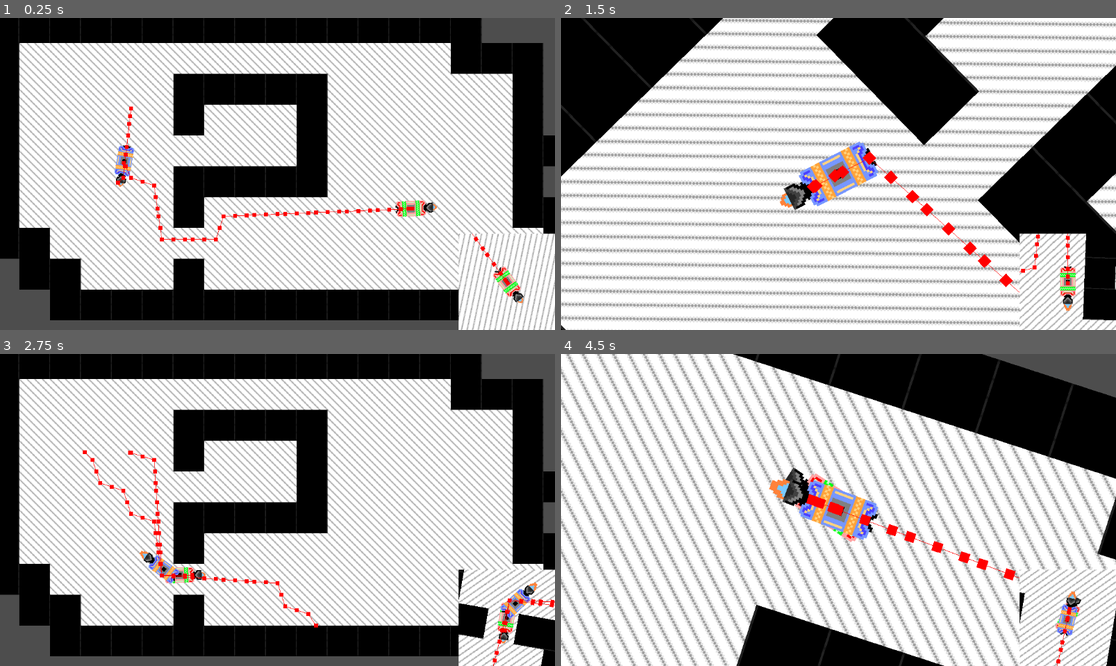
Above: before the commit, frames 1-4 (two rows, left to right).
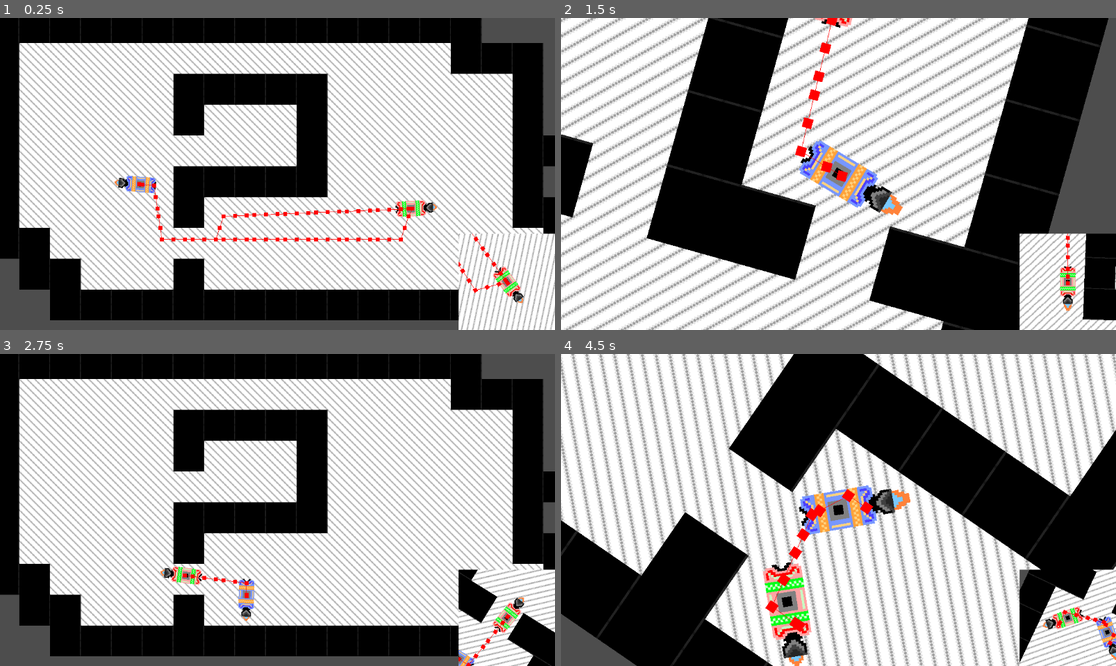
Above: after the commit, the same moments.

Repository: CWmain/botManager
Game: Godot game, scene res://Scene/base.tscn
The game is run twice, just before and just after one commit, with the same random seed, the same clock (stepped at 60 frames per second) and the same inputs.
Inputs (mouse positions are in pixels of both pictures, inside the frame that each line leads up to):
- Up to frame 1 (0.25 s): no input
- Up to frame 2 (1.5 s): move the mouse to (960, 158) at 0.52 s; tap C (BotCam) at 0.6 s; move the mouse to (727, 189) at 1.27 s; hold Down (ui_down) from 1.28 s (still down); click (727, 189) at 1.35 s
- Up to frame 3 (2.75 s): move the mouse to (333, 441) at 2.02 s; release Down (ui_down) at 2.03 s; tap C (BotCam) at 2.1 s
- Up to frame 4 (4.5 s): move the mouse to (810, 572) at 2.77 s; click (810, 572) at 2.85 s; move the mouse to (1005, 556) at 3.52 s; hold Down (ui_down) from 3.53 s (still down); tap C (BotCam) at 3.6 s; move the mouse to (672, 463) at 4.27 s; click (672, 463) at 4.35 s

The runs differ from the first frame. In frame 1, 1.0% of the frame differs, in the area x 20-92%, y 28-89%; in frame 2, 69%; in frame 3, 4.4%; in frame 4, 72%, in the area x 0-100%, y 0-100%.

Commit message:
Slightly improved flee code

Diff:
--- a/Objects/Bots/StateMachine/Flee/flee.gd
+++ b/Objects/Bots/StateMachine/Flee/flee.gd
@@ -1,9 +1,11 @@
 extends State
 
 @export var approach: State
-
+@export var fleeDistance: float = 100
 func enter()->void:
-	me.path_finder.target_position = Vector2(100,100)
+	# Get direction to foe
+	var fleeVector: Vector2 = me.position + me.position.direction_to(foe.position).rotated(PI/2)*fleeDistance
+	me.path_finder.target_position = fleeVector
 	me.travelTo = true
 
 func update()->void:
--- a/Objects/Bots/base_bot.tscn
+++ b/Objects/Bots/base_bot.tscn
@@ -65,6 +65,7 @@
 
 [node name="Flee" parent="CombatStateMachine" node_paths=PackedStringArray("approach") instance=ExtResource("10_x3iqn")]
 approach = NodePath("../Approach")
+fleeDistance = 50.0
 
 [node name="AttackRange" type="Area2D" parent="."]
 collision_layer = 0
--- a/Scene/base.tscn
+++ b/Scene/base.tscn
@@ -67,8 +67,9 @@
 c_reColor = ExtResource("4_vtgk1")
 foe = NodePath("../Base_Bot2")
 
-[node name="Base_Bot2" parent="SubViewportContainer/SubViewport" instance=ExtResource("3_0ce0i")]
+[node name="Base_Bot2" parent="SubViewportContainer/SubViewport" node_paths=PackedStringArray("foe") instance=ExtResource("3_0ce0i")]
 position = Vector2(133, 177)
+foe = NodePath("../Base_Bot")
 
 [node name="MiniView" parent="." node_paths=PackedStringArray("toTrack") instance=ExtResource("3_vtgk1")]
 layout_mode = 1
